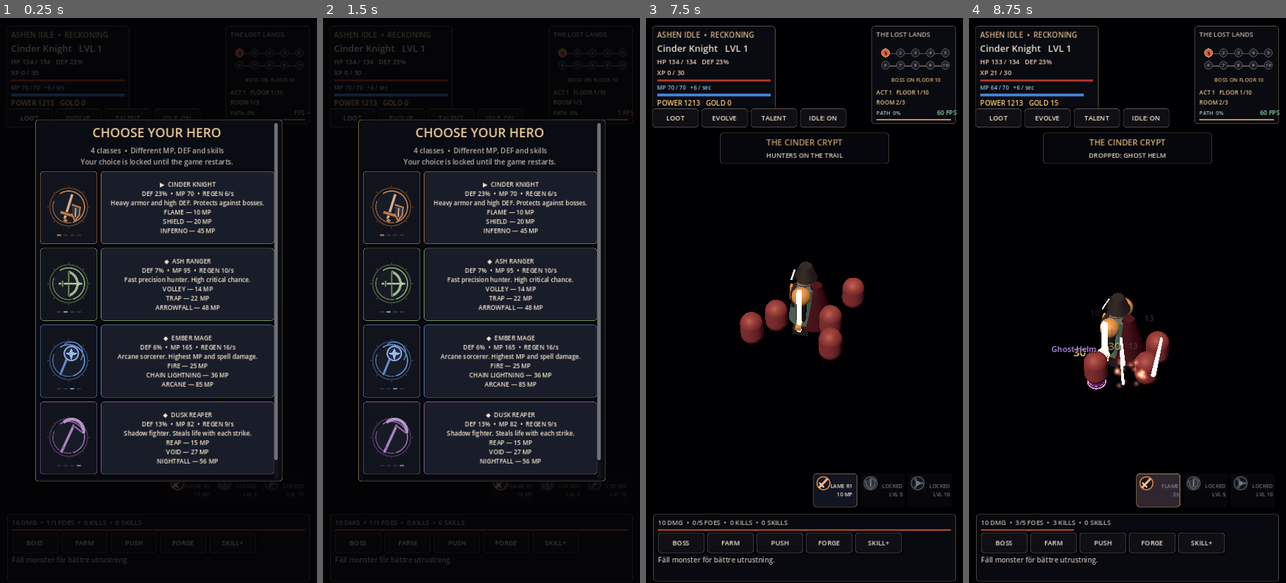
Above: before the commit, frames 1-4 (left to right).
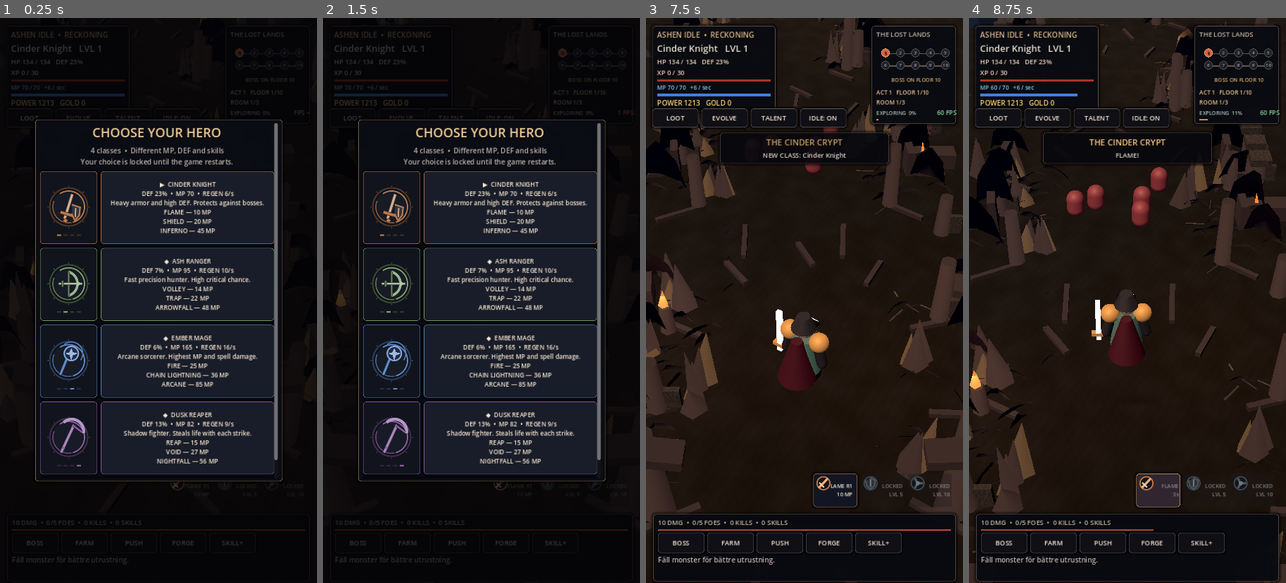
Above: after the commit, the same moments.

Repository: bananofil-wq/AshenIdle
Game: Godot game, scene res://scenes/main.tscn
Two runs of this game, one before a commit and one after it. Both use one fixed random seed, a clock stepped at 60 frames per second and the inputs below.
Inputs:
- Up to frame 1 (0.25 s): no input
- Up to frame 2 (1.5 s): click "LOOT" at 0.5 s; click "EVOLVE" at 1.25 s
- Up to frame 3 (7.5 s): click "TALENT" at 2 s; click "IDLE: ON" at 2.75 s; click "BOSS" at 3.5 s; click "FARM" at 4.25 s; click "PUSH" at 5 s; click "FORGE" at 5.75 s; click "SKILL+" at 6.5 s; click "▶ CINDER KNIGHT DEF 23% • MP …" at 7.25 s
- Up to frame 4 (8.75 s): click "FLAME R1 10 MP" at 8 s

The runs differ from the first frame. In frame 1, less than 0.1% of the frame differs, in the area x 9-97%, y 0-90%; in frame 2, 0.1%; in frame 3, 66%, in the area x 0-100%, y 0-100%; in frame 4, 64%.
Error before the commit: Parse Error: Cannot get return value of call to "_spike()" because it returns "void". (res://scripts/dungeon_builder.gd:264)

Commit message:
Fix Godot parser: stalagmite helper returns void, do not assign its result

Diff:
--- a/scripts/dungeon_builder.gd
+++ b/scripts/dungeon_builder.gd
@@ -261,10 +261,10 @@
         var offset := Vector3(randomizer.randf_range(-0.36, 0.36), 0,
             randomizer.randf_range(-0.35, 0.35))
         var height: float = randomizer.randf_range(0.75, 2.15)
-        var point := _spike(parent, at + offset + Vector3(0, height if hanging else 0, 0),
+        # _spike is a void geometry helper, so the hanging variation uses
+        # a second offset formation instead of trying to rotate its return.
+        _spike(parent, at + offset + Vector3(0, height if hanging else 0, 0),
             height, randomizer.randf_range(0.25, 0.52), rock_material if n != 1 else stone_color)
-        if hanging:
-            point.rotation.z = PI
     if not hanging:
         _stone(parent, at + Vector3(0, -0.08, 0), Vector3(1.15, 0.36, 1.04), rock_material)
 
